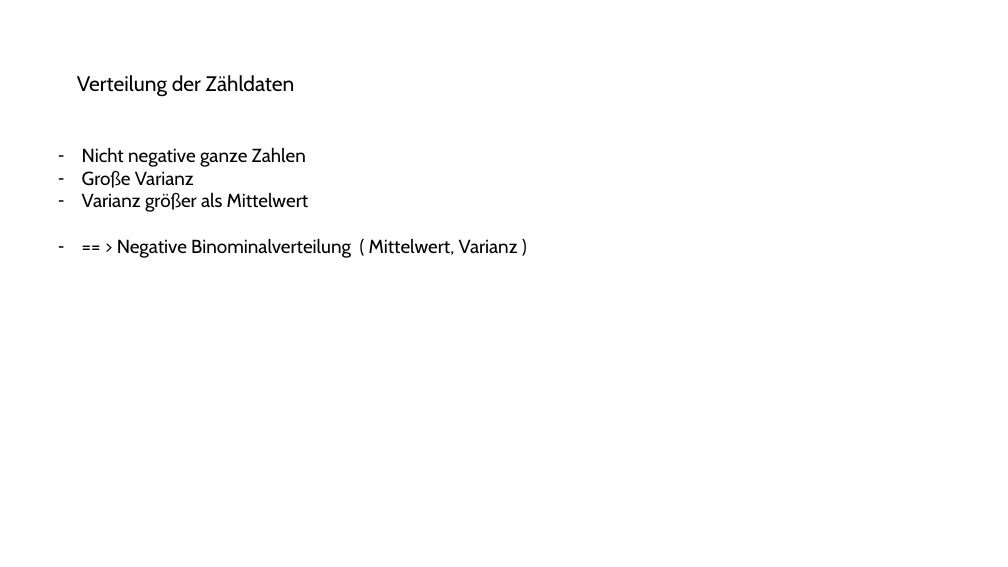
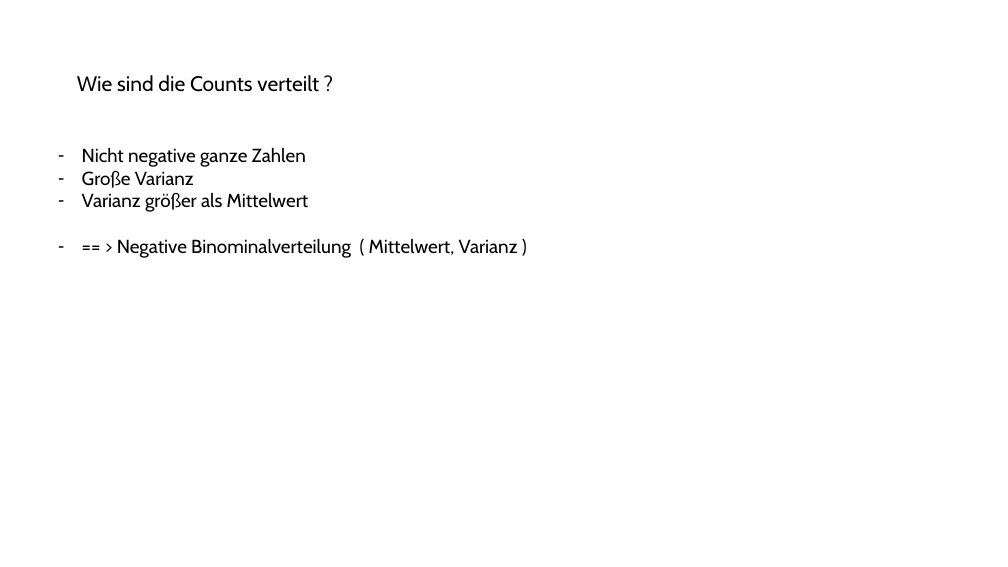
Before and after one commit to CLeichtweiss/Systembiologie2025, a slide deck: slide 2 of VortragSystembiologie.pptx. Drawn at 1008x567 pixels with LibreOffice and Linux fonts; fonts in the diff are those of the drawing. Boxes give left, top, right and bottom in pixels: in the first picture for what was removed or moved away, otherwise in the second. Text is boxed around its words. In the diff, an @@ line names an element or a change of style, - is before the commit and + after.

```diff
--- a/VortragSystembiologie.pptx
+++ b/VortragSystembiologie.pptx
@@ title at <box>77,75,319,92</box>: text changed @@
-Verteilung der Zähldaten
+Wie sind die Counts verteilt ?
```
Also in this commit, not shown: 3 other slides changed, 1 other file.
